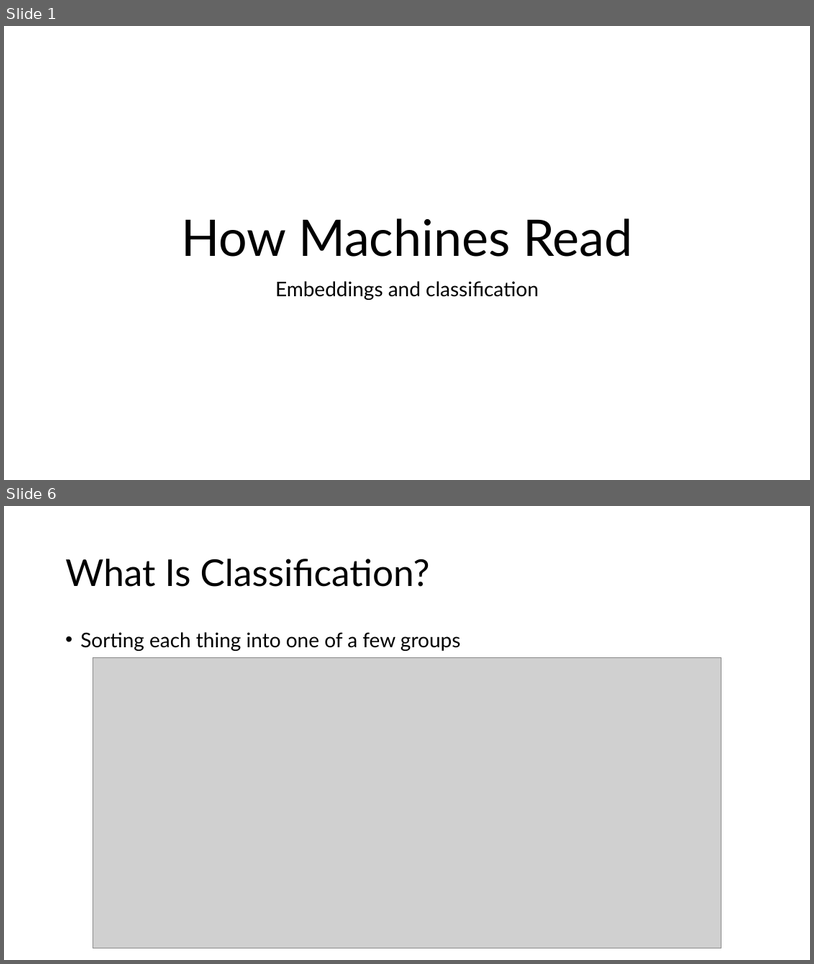
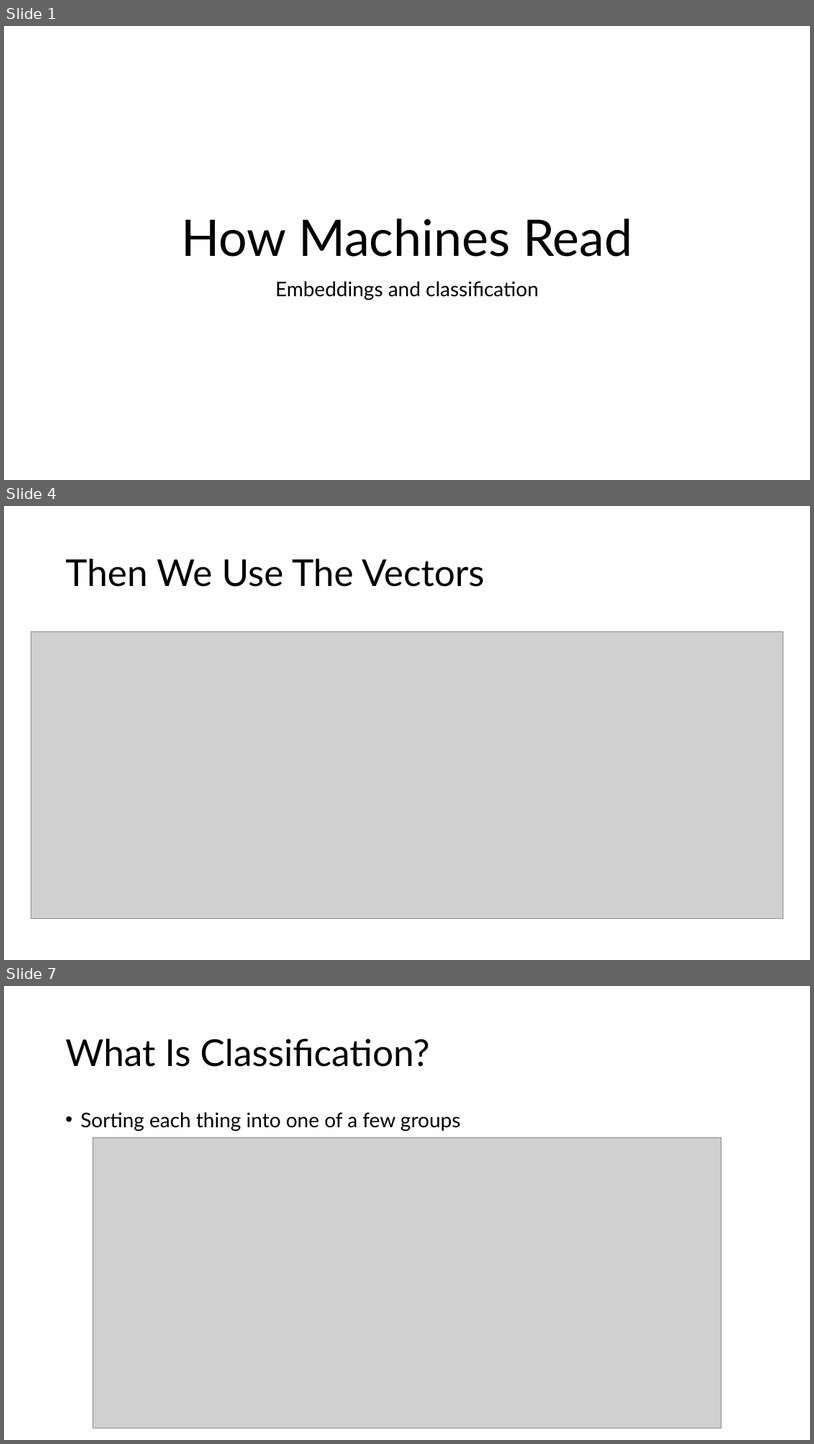
Before and after one commit to IslamTayeb/tzu-vs-taylor, a slide deck: slides/tzu_vs_taylor_lecture.pptx. Shown one above the other, each under a label of ours: slides 1 and 6 before the commit, slides 1, 4 and 7 after it; the slides between them are not shown. The pictures are 814x964 and 814x1444 pixels, drawn with LibreOffice and Linux fonts; fonts in the diff are those of the drawing; grey boxes stand for pictures. Boxes give left, top, right and bottom in pixels: in the first picture for what was removed or moved away, otherwise in the second. Text is boxed around its words. In the diff, an @@ line names an element or a change of style, - is before the commit and + after.

```diff
--- a/slides/tzu_vs_taylor_lecture.pptx
+++ b/slides/tzu_vs_taylor_lecture.pptx
@@ slide 4 added at [4, 506, 810, 960], background #FFFFFF @@
@@ title added at [65, 559, 485, 587], 44 pt, text #000000 @@
+Then We Use The Vectors
@@ picture added at [31, 632, 783, 919] @@
@@ what was slide 6 is now slide 7 @@
```
Also in this commit, not shown: 5 slides changed, 4 other slides added, 4 slides removed, 26 other files.
